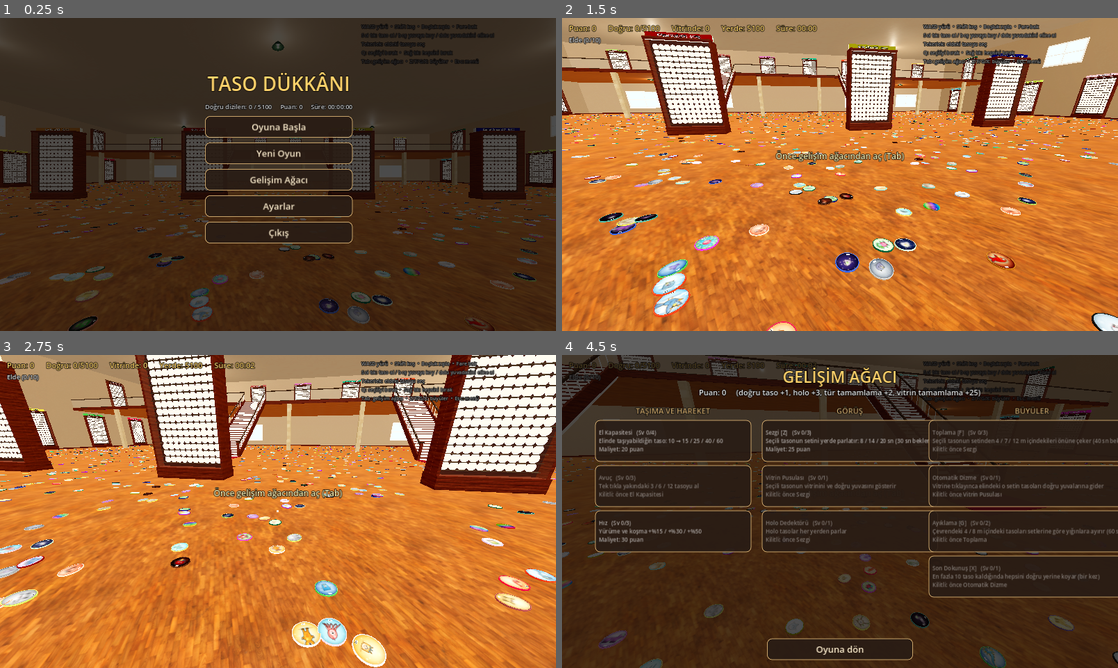
Above: before the commit, frames 1-4 (two rows, left to right).
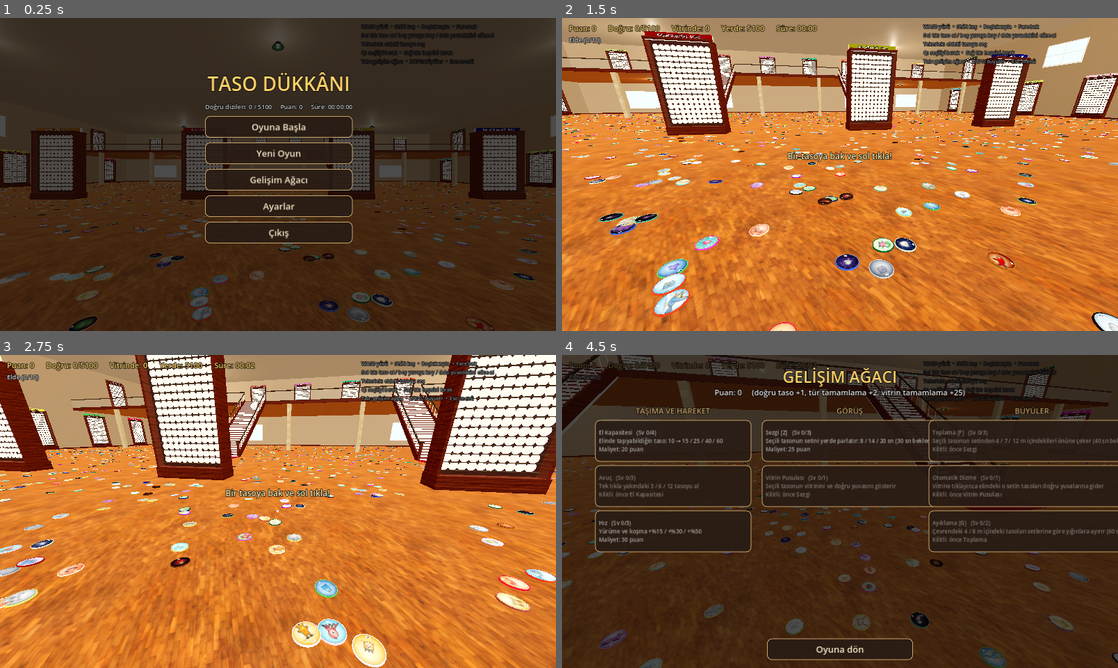
Above: after the commit, the same moments.

Repository: bogacavdar/tasoTidyUp
Game: Godot game, scene res://main.tscn
The game is run twice, just before and just after one commit, with the same random seed, the same clock (stepped at 60 frames per second) and the same inputs.
Inputs (mouse positions are in pixels of both pictures, inside the frame that each line leads up to):
- Up to frame 1 (0.25 s): no input
- Up to frame 2 (1.5 s): click "Oyuna Başla" at 0.5 s; tap Enter at 1.25 s; move the mouse to (867, 174) at 1.27 s; hold W from 1.28 s (still down); tap X at 1.35 s; click (867, 174) at 1.42 s
- Up to frame 3 (2.75 s): keep holding W; tap Space at 1.52, 2.27 s; move the mouse to (250, 511) at 2.02 s; tap X at 2.1 s
- Up to frame 4 (4.5 s): keep holding W; move the mouse to (851, 505) at 2.77 s; hold Shift 2.78-3.53 s; tap X at 3.05, 3.8 s; move the mouse to (834, 517) at 3.52 s; tap Q at 3.6 s; click (834, 517) at 3.67 s; tap Space at 3.77 s; move the mouse to (878, 514) at 4.27 s; tap Tab at 4.35 s

The runs differ from the first frame. In frame 1, 1.2% of the frame differs, in the area x 0-100%, y 12-100%; in frame 2, 3.8%; in frame 3, 3.4%; in frame 4, 5.7%, in the area x 0-100%, y 10-100%.

Commit message:
Holo tasolar ve Son Dokunuş kaldırıldı; eski kayıtta bunlara harcanan puan iade
Co-Authored-By: Claude Opus 5.5 <noreply@anthropic.com>
Claude-Session: https://claude.ai/code/session_01BTyhiHLjtdzr61JEp6Kda6

Diff:
--- a/main.gd
+++ b/main.gd
@@ -7,7 +7,6 @@
 
 # ---------------- Ayarlar ----------------
 const NUMBERS_PER_SET := 150
-const HOLO_CHANCE := 0.04
 const WALL_MARGIN := 1.6      # vitrinlerin önünde boş bırakılan şerit
 
 const TASO_R := 0.12
@@ -99,18 +98,17 @@
 const CD_SEZGI := 30.0
 const CD_TOPLAMA := 40.0
 const CD_AYIKLAMA := 60.0
-const ABILITY_KEYS := {"sezgi": "Z", "toplama": "F", "ayiklama": "G", "son": "X"}
+const ABILITY_KEYS := {"sezgi": "Z", "toplama": "F", "ayiklama": "G"}
 
 # Puan: doğru yere ilk kez oturan taso, tamamlanan tür (3 evrim) ve vitrin
 const COIN_PLACE := 1
-const COIN_HOLO := 3
 const COIN_SPECIES := 2
 const COIN_SET := 25
 
 # ---------------- Durum ----------------
 var set_count := SETS.size()
 var set_colors: Array[Color] = []
-var tasos: Array = []                 # Dictionary: grp, num, holo
+var tasos: Array = []                 # Dictionary: grp, num
 var pile_xf: Array[Transform3D] = []  # yığındaki son konum
 var in_pile: Array[bool] = []
 var pile_count := 0
@@ -118,14 +116,12 @@
 var slots: Array = []                 # slots[grp][n] = taso indeksi ya da -1
 var hand: Array = []
 var sel := 0                          # eldeki seçili taso
-var holo_list: Array[int] = []
 var skills := {}
 var coins := 0                        # puan
 var species_paid: Array[bool] = []
 var cooldowns := {"sezgi": 0.0, "toplama": 0.0, "ayiklama": 0.0}
 var sezgi_time := 0.0
 var sezgi_grp := -1
-var son_used := false
 var glow_mm: MultiMesh
 var glow_mmi: MultiMeshInstance3D
 var compass_ring: MeshInstance3D
@@ -150,9 +146,6 @@
 var shelf_mms: Array = []             # set başına: vitrine konmuş tasolar (örnek = numara - 1)
 var hand_mms: Array = []              # set başına: eldeki tasolar
 var hand_used: Array = []
-var holo_mm: MultiMesh
-var holo_mmi: MultiMeshInstance3D
-var holo_ring_mat: StandardMaterial3D
 var atlas_vp: SubViewport
 var atlas_rows := 5
 var shelves: Array = []
@@ -183,7 +176,6 @@
 
 var sfx: AudioStreamPlayer
 var snd_correct: AudioStreamWAV
-var snd_holo: AudioStreamWAV
 var snd_set: AudioStreamWAV
 var last_sfx_frame := -1
 
@@ -266,7 +258,7 @@
 
 
 ## Gelişim ağacı: dal 0 taşıma/hareket, 1 görüş, 2 büyüler. req: önce açılması gereken düğüm.
-const TREE_ORDER := ["kapasite", "avuc", "hiz", "sezgi", "pusula", "holo", "toplama", "oto", "ayiklama", "son"]
+const TREE_ORDER := ["kapasite", "avuc", "hiz", "sezgi", "pusula", "toplama", "oto", "ayiklama"]
 
 
 func _init_skills() -> void:
@@ -281,16 +273,12 @@
 			"desc": "Seçili tasonun setini yerde parlatır: 8 / 14 / 20 sn (30 sn bekleme)"},
 		"pusula": {"name": "Vitrin Pusulası", "branch": 1, "req": "sezgi", "cost": [60], "level": 0,
 			"desc": "Seçili tasonun vitrinini ve doğru yuvasını gösterir"},
-		"holo": {"name": "Holo Dedektörü", "branch": 1, "req": "sezgi", "cost": [80], "level": 0,
-			"desc": "Holo tasolar her yerden parlar"},
 		"toplama": {"name": "Toplama [F]", "branch": 2, "req": "sezgi", "cost": [120, 250, 500], "level": 0,
 			"desc": "Seçili tasonun setinden 4 / 7 / 12 m içindekileri önüne çeker (40 sn bekleme)"},
 		"oto": {"name": "Otomatik Dizme", "branch": 2, "req": "pusula", "cost": [200], "level": 0,
 			"desc": "Vitrine tıklayınca elindeki o setin tasoları doğru yuvalarına gider"},
 		"ayiklama": {"name": "Ayıklama [G]", "branch": 2, "req": "toplama", "cost": [250, 600], "level": 0,
 			"desc": "Çevrendeki 4 / 8 m içindeki tasoları setlerine göre yığınlara ayırır (60 sn)"},
-		"son": {"name": "Son Dokunuş [X]", "branch": 2, "req": "oto", "cost": [100], "level": 0,
-			"desc": "En fazla 10 taso kaldığında hepsini doğru yerine koyar (bir kez)"},
 	}
 
 
@@ -978,10 +966,7 @@
 		var list: Array = data["tasos"]
 		for i in list.size():
 			var e: Array = list[i]
-			var holo_s: bool = int(e[2]) == 1
-			tasos.append({"grp": int(e[0]), "num": int(e[1]), "holo": holo_s})
-			if holo_s:
-				holo_list.append(i)
+			tasos.append({"grp": int(e[0]), "num": int(e[1])})
 			paid.append(int(e[3]) == 1)
 			var ip: bool = int(e[4]) == 1
 			in_pile.append(ip)
@@ -998,10 +983,7 @@
 	pairs.shuffle()
 	for i in pairs.size():
 		var p: Vector2i = pairs[i]
-		var holo := randf() < HOLO_CHANCE
-		tasos.append({"grp": p.x, "num": p.y, "holo": holo})
-		if holo:
-			holo_list.append(i)
+		tasos.append({"grp": p.x, "num": p.y})
 		# İki katın zeminine tamamen rastgele saçılır; çakışmasın diye hafif yükseklik farkı
 		var pos := _random_floor_pos()
 		var b := Basis(Vector3.UP, randf() * TAU) * Basis(Vector3.RIGHT, randf_range(-0.12, 0.12))
@@ -1056,32 +1038,13 @@
 		smm.set_instance_custom_data(k, _custom(i))
 		smm.set_instance_color(k, _taso_color(i))
 
-	# Holo dedektörü halkaları: derinlik testi yok, yığının içinden görünür
-	var torus := TorusMesh.new()
-	torus.inner_radius = TASO_R + 0.01
-	torus.outer_radius = TASO_R + 0.045
-	holo_mm = MultiMesh.new()
-	holo_mm.transform_format = MultiMesh.TRANSFORM_3D
-	holo_mm.mesh = torus
-	holo_mm.instance_count = holo_list.size()
-	holo_mmi = MultiMeshInstance3D.new()
-	holo_mmi.multimesh = holo_mm
-	holo_ring_mat = StandardMaterial3D.new()
-	holo_ring_mat.shading_mode = BaseMaterial3D.SHADING_MODE_UNSHADED
-	holo_ring_mat.transparency = BaseMaterial3D.TRANSPARENCY_ALPHA
-	holo_ring_mat.no_depth_test = true
-	holo_ring_mat.albedo_color = Color(1, 0.95, 0.4, 0.8)
-	holo_mmi.material_override = holo_ring_mat
-	holo_mmi.visible = false
-	add_child(holo_mmi)
-	_refresh_holo()
 
 
 func _custom(i: int) -> Color:
 	var t: Dictionary = tasos[i]
 	var art: Array = SET_ART[int(t["grp"]) % SET_ART.size()]
 	var theme: float = float(art[2]) + float(art[1])
-	return Color(float(_uid(t)), 1.0 if t["holo"] else 0.0, float(art[0]), theme)
+	return Color(float(_uid(t)), 0.0, float(art[0]), theme)
 
 
 func _taso_color(i: int) -> Color:
@@ -1092,12 +1055,6 @@
 	var t: Dictionary = tasos[i]
 	var mm: MultiMesh = pile_mms[t["grp"]]
 	mm.set_instance_transform(int(t["num"]) - 1, xf)
-
-
-func _refresh_holo() -> void:
-	for k in holo_list.size():
-		var i := holo_list[k]
-		holo_mm.set_instance_transform(k, pile_xf[i] if in_pile[i] else hidden_xf)
 
 
 # Uzamsal ızgara: 5000 taso arasında bakılanı ve yakındakileri hızlı bulmak için
@@ -1209,7 +1166,6 @@
 		elapsed += delta
 	if message_time > 0.0:
 		message_time -= delta
-	holo_mmi.visible = _lvl("holo") > 0
 	for key in cooldowns:
 		cooldowns[key] = maxf(float(cooldowns[key]) - delta, 0.0)
 	if sezgi_time > 0.0:
@@ -1217,7 +1173,6 @@
 		if sezgi_time <= 0.0 or fmod(anim, 0.5) < delta:
 			_refresh_glow()
 	_update_compass()
-	holo_ring_mat.albedo_color.a = 0.45 + 0.45 * sin(anim * 5.0)
 	_update_hud()
 
 
@@ -1257,8 +1212,6 @@
 				_use_ability("toplama")
 			KEY_G:
 				_use_ability("ayiklama")
-			KEY_X:
-				_use_ability("son")
 
 
 ## Sol yarı: sanal joystick. Sağ yarı: sürükleyerek bak, kısa dokunuşla kullan.
@@ -1354,8 +1307,8 @@
 	_touch_button(layer, "<", Vector2(20, 110), Vector2(90, 80)).pressed.connect(func(): _cycle(-1))
 	_touch_button(layer, ">", Vector2(120, 110), Vector2(90, 80)).pressed.connect(func(): _cycle(1))
 	_touch_button(layer, "Ağaç", Vector2(1290, 20), Vector2(140, 70)).pressed.connect(func(): _open_tree())
-	var keys := ["sezgi", "toplama", "ayiklama", "son"]
-	var labels := ["Sezgi", "Topla", "Ayıkla", "Son"]
+	var keys := ["sezgi", "toplama", "ayiklama"]
+	var labels := ["Sezgi", "Topla", "Ayıkla"]
 	for k in keys.size():
 		var key: String = keys[k]
 		var b := _touch_button(layer, labels[k], Vector2(1100 + k * 120, 470), Vector2(110, 75))
@@ -1440,7 +1393,6 @@
 				break
 			_take(i)
 	sel = hand.size() - 1
-	_refresh_holo()
 	_rebuild_hand()
 
 
@@ -1506,12 +1458,10 @@
 	if _is_correct(g, n):
 		correct += 1
 		if not loading:
-			_play(snd_holo if t["holo"] else snd_correct)
+			_play(snd_correct)
 		if not paid[i] and not loading:
 			paid[i] = true
-			coins += COIN_HOLO if t["holo"] else COIN_PLACE
-			if t["holo"]:
-				_say("HOLO! +%d puan" % COIN_HOLO)
+			coins += COIN_PLACE
 		# tür bonusu: aynı türün 3 evrimi de doğru yerdeyse
 		var sp := floori((int(t["num"]) - 1) / 3.0)
 		var sk_i := g * (NUMBERS_PER_SET / 3) + sp
@@ -1599,7 +1549,6 @@
 		_put_in_pile(i, Transform3D(b, pos))
 		hand.erase(i)
 	sel = clampi(sel, 0, maxi(hand.size() - 1, 0))
-	_refresh_holo()
 	_rebuild_hand()
 
 
@@ -1693,8 +1642,6 @@
 			var n := _sort_around(AYIKLAMA_R[_lvl("ayiklama")])
 			cooldowns["ayiklama"] = CD_AYIKLAMA
 			_say("Ayıklama: %d taso setlerine göre yığıldı" % n)
-		"son":
-			_last_touch()
 
 
 func _on_floor_of_player(p: Vector3) -> bool:
@@ -1722,7 +1669,6 @@
 		var h := floori(k / 9.0)
 		var pos := base + Vector3((col - 1) * 0.28, BASE_Y + h * TASO_H * 1.05, (row - 1) * 0.28)
 		_move_pile(i, Transform3D(Basis(Vector3.UP, randf() * 0.3), pos))
-	_refresh_holo()
 	_refresh_glow()
 	return list.size()
 
@@ -1754,7 +1700,6 @@
 			var pos := c + off + Vector3(0, BASE_Y + floori(j / 4.0) * TASO_H * 1.05, 0)
 			_move_pile(i, Transform3D(Basis(), pos))
 			total += 1
-	_refresh_holo()
 	_refresh_glow()
 	return total
 
@@ -1765,43 +1710,6 @@
 	_pile_xf(i, xf)
 	_grid_add(i)
 	save_dirty = true
-
-
-## Son 10 (veya daha az) taso kaldığında hepsini doğru yerine koyar
-func _last_touch() -> void:
-	var remaining := set_count * NUMBERS_PER_SET - correct
-	if son_used:
-		_say("Son Dokunuş zaten kullanıldı")
-		return
-	if remaining > 10:
-		_say("Son Dokunuş için en fazla 10 taso kalmalı (şu an %d)" % remaining)
-		return
-	for i in tasos.size():
-		var t: Dictionary = tasos[i]
-		var g: int = t["grp"]
-		var n: int = int(t["num"]) - 1
-		if slots[g][n] == i:
-			continue
-		# taso nerede: yerde, elde ya da yanlış yuvada
-		if in_pile[i]:
-			_take(i)
-			hand.erase(i)
-		elif hand.has(i):
-			hand.erase(i)
-		else:
-			for gg in set_count:
-				var idx: int = slots[gg].find(i)
-				if idx != -1:
-					_unplace(gg, idx)
-		if slots[g][n] != -1:
-			var other := _unplace(g, n)
-			hand.append(other)
-		_place(i, g, n)
-	son_used = true
-	sel = clampi(sel, 0, maxi(hand.size() - 1, 0))
-	_refresh_holo()
-	_rebuild_hand()
-	_say("Son Dokunuş! Kalan tasolar yerine yerleşti")
 
 
 ## Sezgi: seçili setin yerdeki tasolarının üstünde parlayan halkalar (derinlik testi yok)
@@ -1886,7 +1794,6 @@
 # Ses dosyası yok: kısa çan sesleri kodda sentezleniyor.
 func _build_sounds() -> void:
 	snd_correct = _make_chime([[1046.5, 0.0], [1568.0, 0.05]], 0.5)
-	snd_holo = _make_chime([[1046.5, 0.0], [1318.5, 0.07], [1568.0, 0.14], [2093.0, 0.21]], 0.9)
 	snd_set = _make_chime([[523.3, 0.0], [659.3, 0.13], [784.0, 0.26], [1046.5, 0.39], [1318.5, 0.39], [1568.0, 0.39]], 1.6)
 	sfx = AudioStreamPlayer.new()
 	sfx.max_polyphony = 8
@@ -1962,7 +1869,7 @@
 		var xf: Transform3D = pile_xf[i]
 		var q := xf.basis.get_rotation_quaternion()
 		var o := xf.origin
-		list.append([t["grp"], t["num"], 1 if t["holo"] else 0, 1 if paid[i] else 0, 1 if in_pile[i] else 0,
+		list.append([t["grp"], t["num"], 0, 1 if paid[i] else 0, 1 if in_pile[i] else 0,
 			snappedf(o.x, 0.001), snappedf(o.y, 0.001), snappedf(o.z, 0.001),
 			snappedf(q.x, 0.0001), snappedf(q.y, 0.0001), snappedf(q.z, 0.0001), snappedf(q.w, 0.0001)])
 	var slot_list: Array = []
@@ -1977,7 +1884,7 @@
 	var data := {
 		"v": 1, "sets": set_count, "per_set": NUMBERS_PER_SET,
 		"coins": coins, "elapsed": snappedf(elapsed, 0.1), "skills": sk_levels,
-		"bonus": set_bonus_paid, "species": species_paid, "son": son_used, "hand": hand, "sel": sel,
+		"bonus": set_bonus_paid, "species": species_paid, "hand": hand, "sel": sel,
 		"player": [snappedf(pp.x, 0.01), snappedf(pp.y, 0.01), snappedf(pp.z, 0.01), snappedf(player.rotation.y, 0.001), snappedf(cam.rotation.x, 0.001)],
 		"tasos": list, "slots": slot_list,
 	}
@@ -2005,7 +1912,11 @@
 	var spp: Array = d.get("species", [])
 	for k in mini(spp.size(), species_paid.size()):
 		species_paid[k] = bool(spp[k])
-	son_used = bool(d.get("son", false))
+	# kaldırılan gelişimlere (Holo Dedektörü, Son Dokunuş) harcanan puanı geri ver
+	var refund := {"holo": [80], "son": [100]}
+	for key in refund:
+		for k in mini(int(sk_levels.get(key, 0)), refund[key].size()):
+			coins += int(refund[key][k])
 	var bonus: Array = d.get("bonus", [])
 	for g in mini(bonus.size(), set_count):
 		set_bonus_paid[g] = bool(bonus[g])
@@ -2018,7 +1929,6 @@
 		player.global_position = Vector3(float(pl[0]), float(pl[1]), float(pl[2]))
 		player.rotation.y = float(pl[3])
 		cam.rotation.x = float(pl[4])
-	_refresh_holo()
 	_rebuild_hand()
 	save_dirty = false
 
@@ -2171,7 +2081,7 @@
 
 
 func _refresh_tree() -> void:
-	tree_points.text = "Puan: %d     (doğru taso +%d, holo +%d, tür tamamlama +%d, vitrin tamamlama +%d)" % [coins, COIN_PLACE, COIN_HOLO, COIN_SPECIES, COIN_SET]
+	tree_points.text = "Puan: %d     (doğru taso +%d, tür tamamlama +%d, vitrin tamamlama +%d)" % [coins, COIN_PLACE, COIN_SPECIES, COIN_SET]
 	for key in TREE_ORDER:
 		var sk: Dictionary = skills[key]
 		var b: Button = tree_buttons[key]
@@ -2345,12 +2255,12 @@
 		help.text = "Sol taraf: yürü  •  Sağ taraf: sürükle bak, dokun al/koy\n< >: eldeki tasoyu seç  •  Ağaç: gelişim ağacı"
 		_build_touch_ui(layer)
 	else:
-		help.text = "WASD yürü  •  Shift koş  •  Boşluk zıpla  •  Fare bak\nSol tık: taso al / boş yuvaya koy / dolu yuvadakini eline al\nTekerlek: eldeki tasoyu seç\nQ: seçiliyi bırak  •  Sağ tık: hepsini bırak\nTab: gelişim ağacı  •  Z/F/G/X: büyüler  •  Esc: menü"
+		help.text = "WASD yürü  •  Shift koş  •  Boşluk zıpla  •  Fare bak\nSol tık: taso al / boş yuvaya koy / dolu yuvadakini eline al\nTekerlek: eldeki tasoyu seç\nQ: seçiliyi bırak  •  Sağ tık: hepsini bırak\nTab: gelişim ağacı  •  Z/F/G: büyüler  •  Esc: menü"
 
 
 func _taso_name(i: int) -> String:
 	var t: Dictionary = tasos[i]
-	return "%s %d%s" % [SETS[t["grp"]]["code"], t["num"], " HOLO" if t["holo"] else ""]
+	return "%s %d%s" % [SETS[t["grp"]]["code"], t["num"], ""]
 
 
 func _update_hud() -> void:
@@ -2400,8 +2310,6 @@
 		var st := "hazır"
 		if cooldowns.has(key) and float(cooldowns[key]) > 0.0:
 			st = "%d sn" % ceili(float(cooldowns[key]))
-		if key == "son":
-			st = "kullanıldı" if son_used else ("hazır" if set_count * NUMBERS_PER_SET - correct <= 10 else "son 10 tasoda")
 		if key == "sezgi" and sezgi_time > 0.0:
 			st = "aktif %d sn" % ceili(sezgi_time)
 		lines.append("[%s] %s: %s" % [ABILITY_KEYS[key], String(skills[key]["name"]).split(" [")[0], st])
